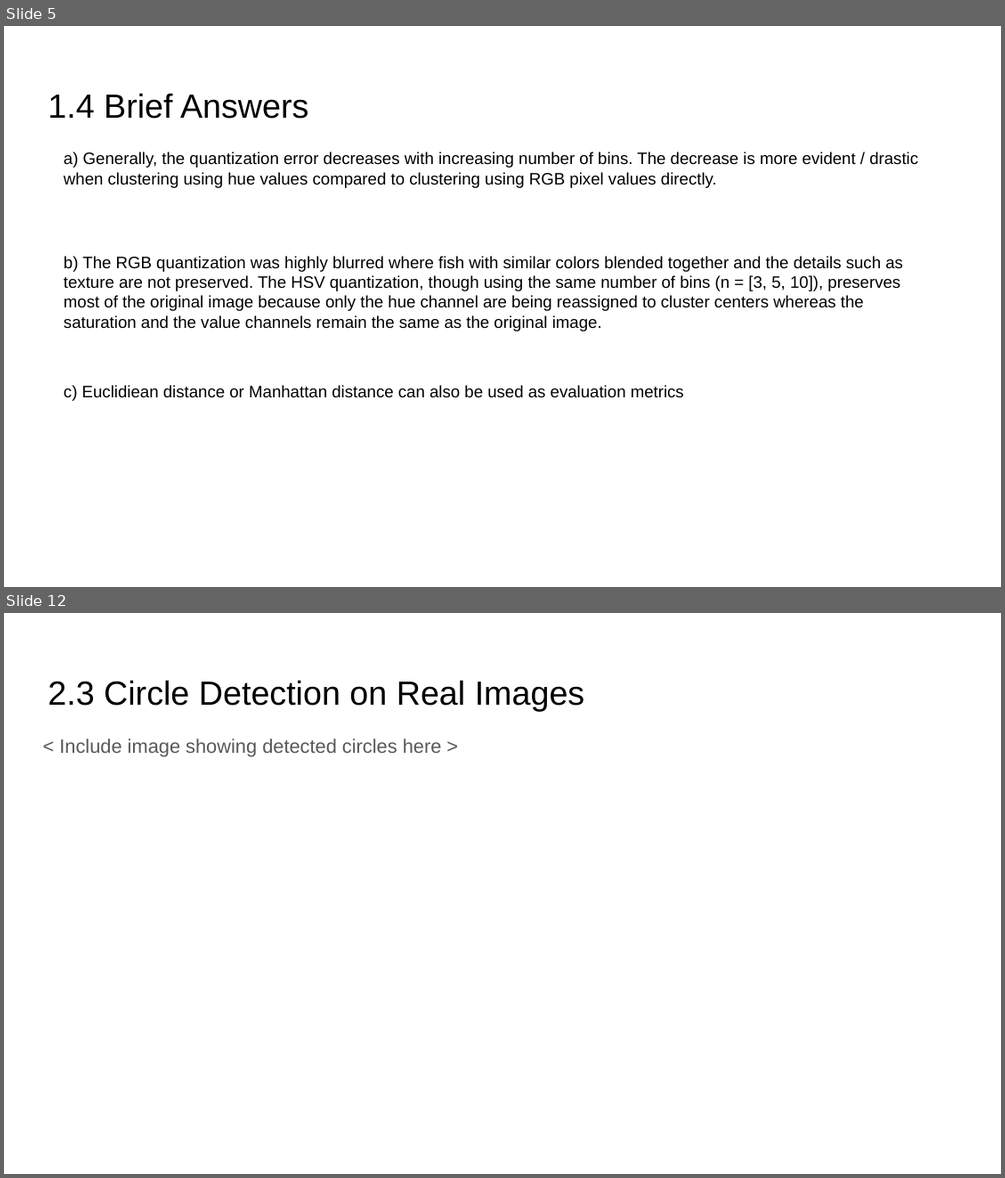
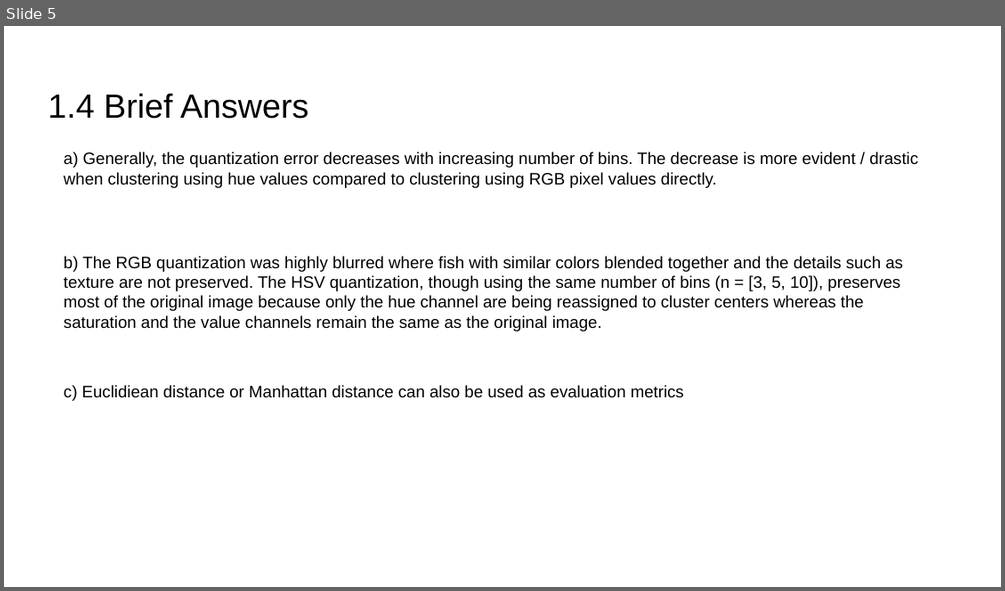
Before and after one commit to yunqingjia/cs4476, a slide deck: PS4/PS4_report_template.pptx. Shown one above the other, each under a label of ours: slides 5 and 12 before the commit, slide 5 after it; the slides between them are not shown. The pictures are 1005x1178 and 1005x591 pixels, drawn with LibreOffice and Linux fonts; fonts in the diff are those of the drawing. Boxes give left, top, right and bottom in pixels: in the first picture for what was removed or moved away, otherwise in the second. Text is boxed around its words. In the diff, an @@ line names an element or a change of style, - is before the commit and + after.

```diff
--- a/PS4/PS4_report_template.pptx
+++ b/PS4/PS4_report_template.pptx
@@ slide 12 removed at bbox=[4, 613, 1001, 1174], background #FFFFFF @@
@@ title removed at bbox=[48, 680, 585, 711] @@
-2.3 Circle Detection on Real Images
@@ text removed at bbox=[59, 738, 442, 757] @@
-< Include image showing detected circles here >
```
Also in this commit, not shown: 7 slides changed, 1 slide added, 6 other files.
